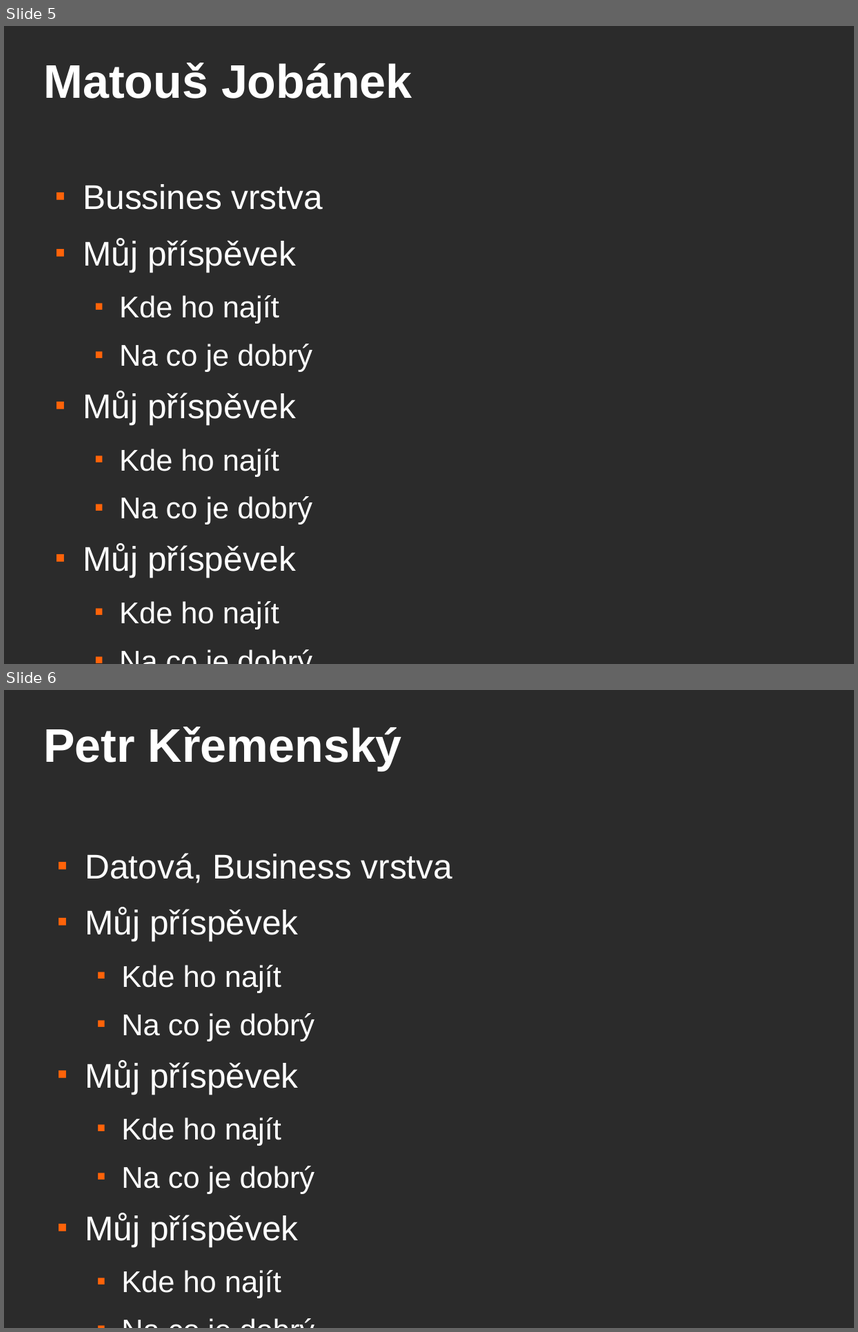
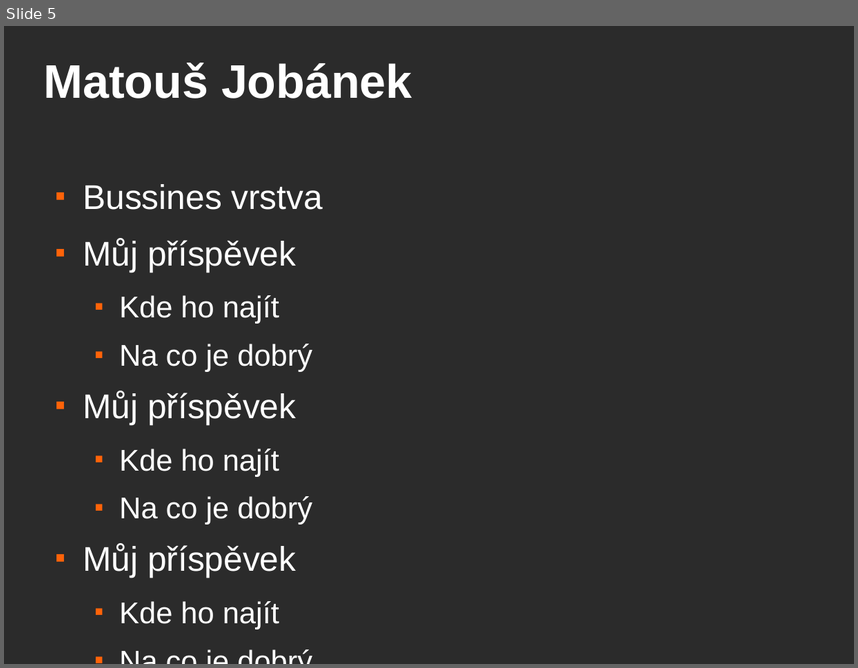
Before and after one commit to pkremens/pv243-eshop, a slide deck: jboss-presentation.odp. Shown one above the other, each under a label of ours: slides 5 and 6 before the commit, slide 5 after it. The pictures are 858x1332 and 858x668 pixels, drawn with LibreOffice and Linux fonts; fonts in the diff are those of the drawing; background and template pictures are left out; a plain dark background stands for a picture behind light text. Boxes give left, top, right and bottom in pixels: in the first picture for what was removed or moved away, otherwise in the second. Text is boxed around its words. In the diff, an @@ line names an element or a change of style, - is before the commit and + after.

```diff
--- a/jboss-presentation.odp
+++ b/jboss-presentation.odp
@@ slide 6 removed at [4, 690, 854, 1328], background picture (left out) @@
@@ title removed at [43, 727, 402, 771] @@
-Petr Křemenský
@@ text removed at [85, 853, 452, 1298] @@
-■ Datová, Business vrstva
-■ Můj příspěvek
-  ■ Kde ho najít
-  ■ Na co je dobrý
-■ Můj příspěvek
-  ■ Kde ho najít
-  ■ Na co je dobrý
-■ Můj příspěvek
-  ■ Kde ho najít
-  ■ Na co je dobrý
```
Also in this commit, not shown: 1 slide added, 20 other files.
